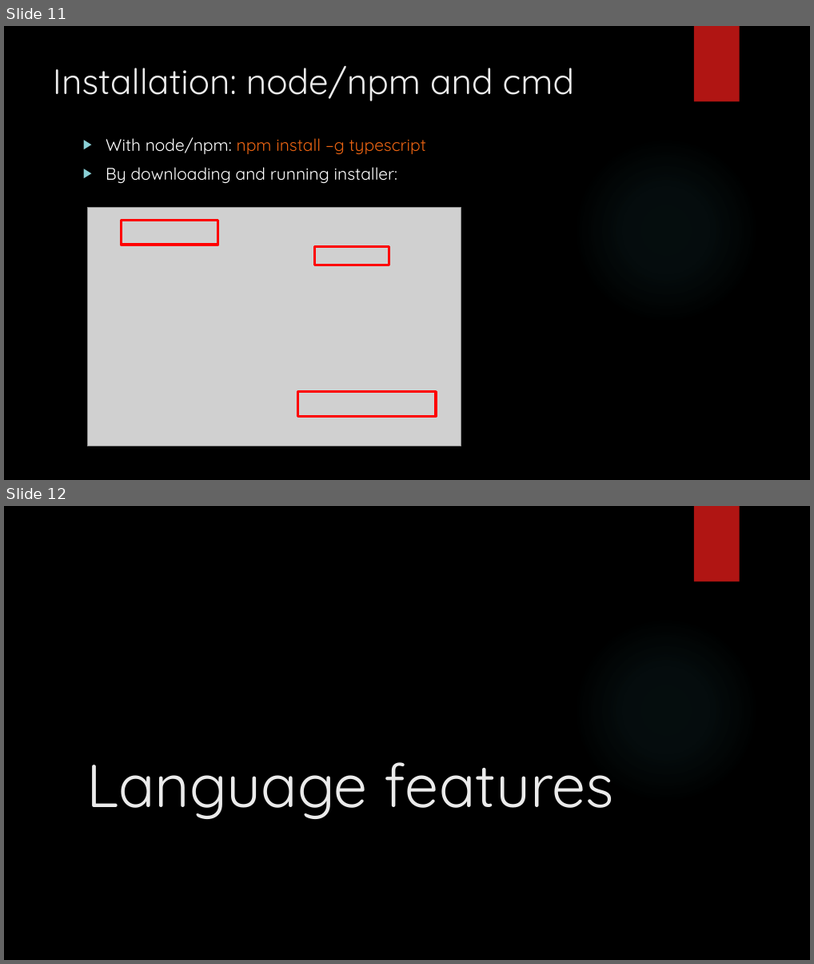
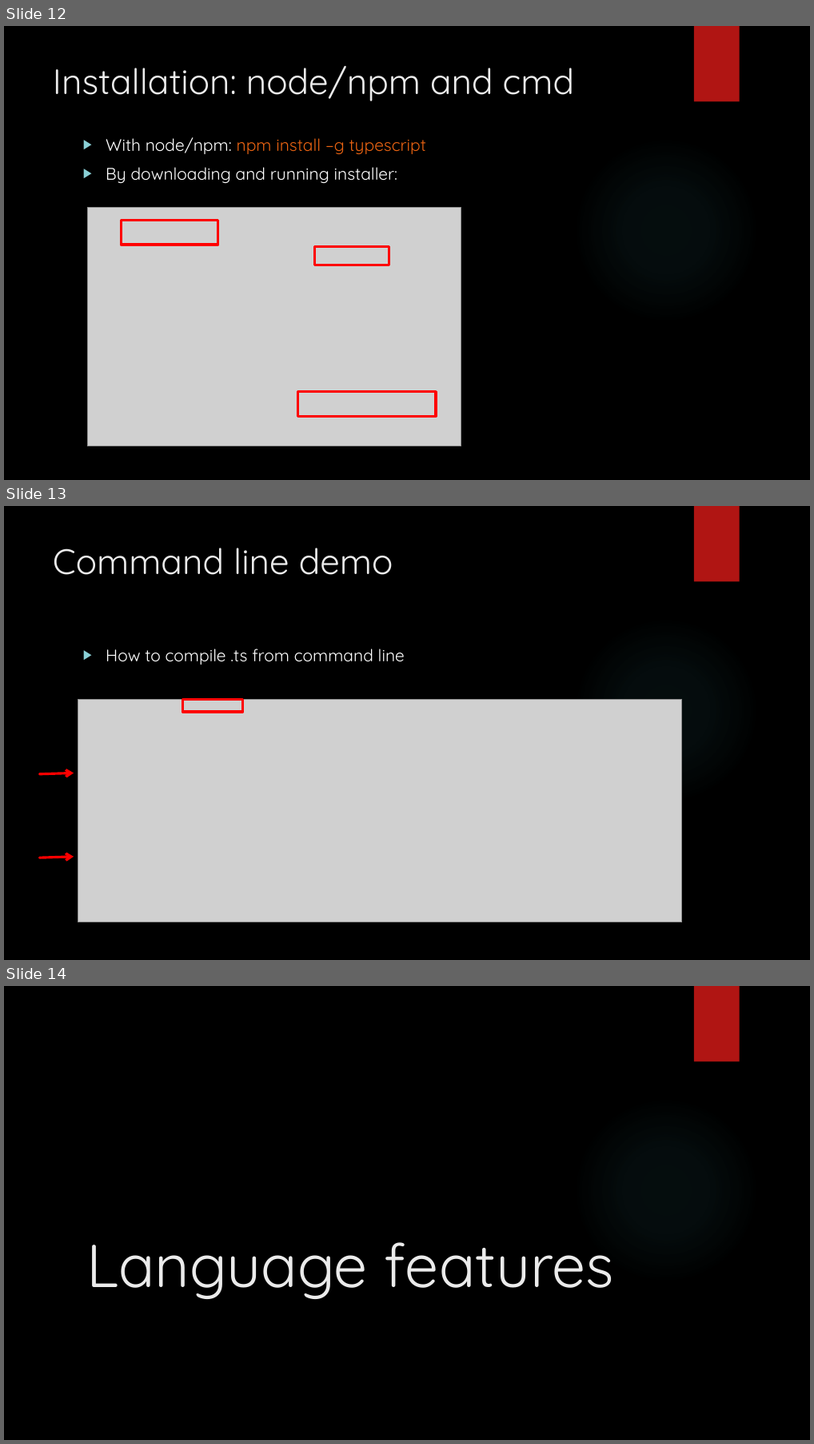
Before and after one commit to bouvet-openlab/typescript-angular-workshop, a slide deck: TypeScript.pptx. Shown one above the other, each under a label of ours: slides 11 and 12 before the commit, slides 12, 13 and 14 after it. The pictures are 814x964 and 814x1444 pixels, drawn with LibreOffice and Linux fonts; fonts in the diff are those of the drawing; grey boxes stand for pictures; background and template pictures are left out. Boxes give left, top, right and bottom in pixels: in the first picture for what was removed or moved away, otherwise in the second. Text is boxed around its words. In the diff, an @@ line names an element or a change of style, - is before the commit and + after.

```diff
--- a/TypeScript.pptx
+++ b/TypeScript.pptx
@@ slide 13 added at <box>4,506,810,960</box>, background picture (left out); not listed: 2 template elements that a slide beside it also shows @@
@@ title added at <box>53,548,394,575</box>, 42 pt, text #EBEBEB @@
+Command line demo
@@ text added at <box>106,648,405,664</box>, 20 pt, text #FFFFFF @@
+▶ How to compile .ts from command line
@@ picture added at <box>78,699,682,922</box> @@
@@ rectangle added at <box>183,700,243,712</box>, outline #FF0000 3 pt @@
@@ arrow added from (40, 774) to (74, 772), #FF0000 3 pt @@
@@ arrow added from (40, 857) to (74, 856), #FF0000 3 pt @@
@@ what was slide 11 is now slide 12 @@
@@ what was slide 12 is now slide 14 @@
```
Also in this commit, not shown: 5 slides changed, 1 other slide added.
